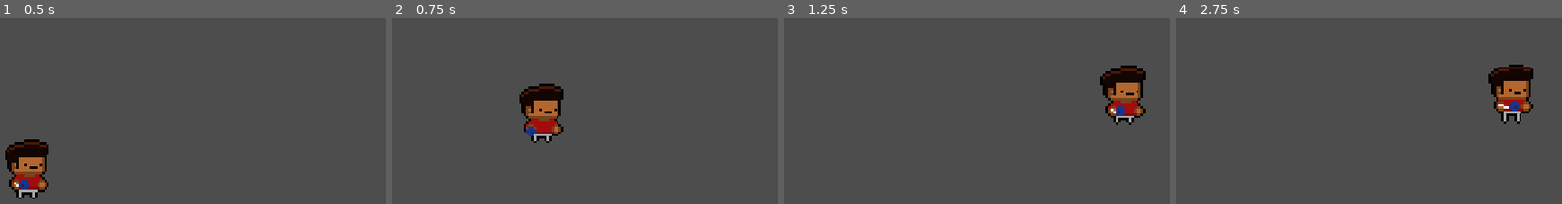
Above: before the commit, frames 1-4 (left to right).
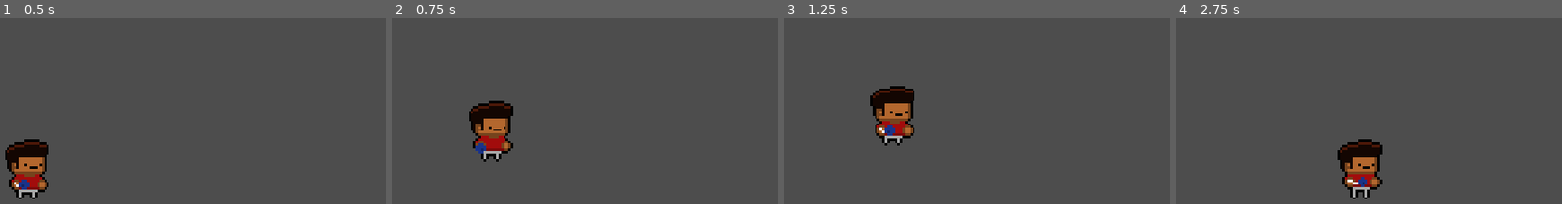
Above: after the commit, the same moments.

Repository: DaxDuggal/Resonance
Game: Godot game, scene res://scenes/game.tscn
Same seed, same stepped clock (60 frames per second), same inputs: the game is played once before the commit and once after it.
Inputs:
- Up to frame 1 (0.5 s): no input
- Up to frame 2 (0.75 s): tap Enter (ui_accept) at 0.5 s; hold Right (ui_right) from 0.53 s (still down); tap Shift (ui_shift) at 0.6 s
- Up to frame 3 (1.25 s): keep holding Right (ui_right); tap Enter (ui_accept) at 0.77, 0.8, 1.07 s
- Up to frame 4 (2.75 s): tap Enter (ui_accept) at 1.35, 1.52, 1.82, 2.3 s; tap Shift (ui_shift) at 1.55, 2.1 s; release Right (ui_right) at 2.03 s; hold Left (ui_left) from 2.03 s (still down)

Frame 1 is identical in both runs. In frame 2, 5.7% of the frame differs, in the area x 20-45%, y 35-78%; in frame 3, 5.7%, in the area x 22-94%, y 25-69%; in frame 4, 5.5%.

Commit message:
Clean-Up and Organize player.gd

Diff:
--- a/scripts/player.gd
+++ b/scripts/player.gd
@@ -1,28 +1,13 @@
 extends CharacterBody2D
 
 # Movement constants
-const MAX_SPEED = 140.0
-const MAX_AIR_SPEED = 120.0
+const MAX_SPEED = 150.0
+const MAX_AIR_SPEED = 140.0
 const ACCELERATION = 1200.0
 const AIR_ACCELERATION = 900.0
 const FRICTION = 1200.0
-const JUMP_VELOCITY = -280.0
-const GRAVITY = 600.0
-
-# Variable Jump Height
-const JUMP_CUT_MULTIPLIER = 0.6  # Lower = shorter min jump (0.0–0.5)
-
-# Assymetric Gravity
-const FALL_GRAVITY_MULT = 1.5  # Higher = snappier falls (1.5–2.2)
-
-# Coyote Time
-const COYOTE_TIME = 0.15
-var coyote_timer: float = 0.0
-
-# Jump Buffering
-const JUMP_BUFFER_TIME = 0.1
-var jump_buffer_timer: float = 0.0
-var jump_buffered: bool = false
+const JUMP_VELOCITY = -290.0
+const GRAVITY = 900.0
 
 # Dash
 const DASH_SPEED = 350.0
@@ -34,11 +19,27 @@
 var dash_direction: Vector2 = Vector2.ZERO
 var facing_direction: int = 1  # 1 for right, -1 for left
 var was_dashing_on_land: bool = false
+var dash_speed: float = DASH_SPEED # Balance supers and hypers
 
 # Post-dash recovery (smooth upward momentum after up-diagonal dash)
-const POST_DASH_GRAVITY_MULT = 3.0
-const POST_DASH_RECOVERY_TIME = 0.20
+const POST_DASH_GRAVITY_MULT = 1.0
+const POST_DASH_RECOVERY_TIME = 0.3
 var post_dash_recovery_timer: float = 0.0
+
+# Variable Jump Height
+const JUMP_CUT_MULTIPLIER = 0.5  # Lower = shorter min jump
+
+# Coyote Time
+const COYOTE_TIME = 0.15
+var coyote_timer: float = 0.0
+
+# Jump Buffering
+const JUMP_BUFFER_TIME = 0.1
+var jump_buffer_timer: float = 0.0
+var jump_buffered: bool = false
+
+# Assymetric Gravity
+const FALL_GRAVITY_MULT = 1.2  # Higher = snappier falls (1.5–2.2)
 
 # Landing lag
 const LANDING_LAG_TIME = 0.2
@@ -50,6 +51,72 @@
 
 
 func _physics_process(delta: float) -> void:
+
+	# ========== DASH ==========
+	if Input.is_action_just_pressed("ui_shift") and dash_available and not is_dashing:
+		# Read both axes for 8-direction dash
+		var dx := Input.get_axis("ui_left", "ui_right")
+		var dy := Input.get_axis("ui_up", "ui_down")  # up is negative in Godot
+		var dir := Vector2(dx, dy)
+
+		if dir == Vector2.ZERO:
+			# No input: dash in the direction you're facing
+			dir = Vector2(facing_direction, 0)
+		elif dx != 0:
+			# Update facing direction when moving horizontally
+				facing_direction = int(sign(dx))
+
+		dash_direction = dir.normalized()  # normalize so diagonals aren't faster
+		is_dashing = true
+		dash_timer = DASH_DURATION
+		dash_available = false
+		landing_lag_timer = 0.0
+
+	if is_dashing:
+		dash_timer -= delta
+		velocity = dash_direction * dash_speed
+
+		if dash_timer <= 0:
+			is_dashing = false
+			velocity.x = dash_direction.x * DASH_END_SPEED
+			if dash_direction.y < 0:
+				velocity.y *= 0.5
+				post_dash_recovery_timer = POST_DASH_RECOVERY_TIME
+	else:
+
+		# ========== HORIZONTAL MOVEMENT ==========
+		var direction := Input.get_axis("ui_left", "ui_right")
+		var accel := ACCELERATION if is_on_floor() else AIR_ACCELERATION
+		var fric := FRICTION if is_on_floor() else AIR_ACCELERATION
+
+		# Update facing direction when moving
+		if direction != 0:
+			facing_direction = int(sign(direction))
+
+		# During landing lag, soften control instead of forcing a stop
+		if landing_lag_timer > 0:
+			accel *= LANDING_CONTROL_FACTOR
+			fric *= LANDING_CONTROL_FACTOR
+
+		var max_spd: float = MAX_SPEED if is_on_floor() else MAX_AIR_SPEED
+		if direction != 0:
+			velocity.x = move_toward(velocity.x, direction * max_spd, accel * delta)
+		else:
+			velocity.x = move_toward(velocity.x, 0, fric * delta)
+
+	# ========== JUMP EXECUTION ==========
+	# Execute immediately if we land/can jump, regardless of when buffered
+	if jump_buffered and (is_on_floor() or coyote_timer > 0) and not (is_dashing and not is_on_floor()):
+		velocity.y = JUMP_VELOCITY
+		jump_buffered = false
+		coyote_timer = 0.0
+		landing_lag_timer = 0.0
+		dash_available = true
+		is_dashing = false
+	# Variable Jump Height
+	if Input.is_action_just_released("ui_accept") and velocity.y < 0 and not is_dashing:
+		velocity.y *= JUMP_CUT_MULTIPLIER
+
 	# ========== GRAVITY ==========
 	if not is_on_floor():
 		var gravity_mult := 1.0
@@ -89,73 +156,6 @@
 		jump_buffer_timer -= delta  # Timer runs down always (even during dash)
 		if jump_buffer_timer <= 0:
 			jump_buffered = false
-			print("BUFFER EXPIRED")
-
-
-	# ========== JUMP EXECUTION ==========
-	# Execute immediately if we land/can jump, regardless of when buffered
-	if jump_buffered and (is_on_floor() or coyote_timer > 0) and not (is_dashing and not is_on_floor()):
-		velocity.y = JUMP_VELOCITY
-		jump_buffered = false
-		coyote_timer = 0.0
-		landing_lag_timer = 0.0
-		dash_available = true
-		is_dashing = false
-	# Variable Jump Height
-	if Input.is_action_just_released("ui_accept") and velocity.y < 0 and not is_dashing:
-		velocity.y *= JUMP_CUT_MULTIPLIER
-
-	# ========== DASH ==========
-	if Input.is_action_just_pressed("ui_shift") and dash_available and not is_dashing:
-		# Read both axes for 8-direction dash
-		var dx := Input.get_axis("ui_left", "ui_right")
-		var dy := Input.get_axis("ui_up", "ui_down")  # up is negative in Godot
-		var dir := Vector2(dx, dy)
-
-		if dir == Vector2.ZERO:
-			# No input: dash in the direction you're facing
-			dir = Vector2(facing_direction, 0)
-		else:
-			# Update facing direction when moving horizontally
-			if dx != 0:
-				facing_direction = int(sign(dx))
-
-		dash_direction = dir.normalized()  # normalize so diagonals aren't faster
-		is_dashing = true
-		dash_timer = DASH_DURATION
-		dash_available = false
-		landing_lag_timer = 0.0
-
-	if is_dashing:
-		dash_timer -= delta
-		velocity = dash_direction * DASH_SPEED
-
-		if dash_timer <= 0:
-			is_dashing = false
-			velocity.x = dash_direction.x * DASH_END_SPEED
-			if dash_direction.y < 0:
-				velocity.y *= 0.5
-				post_dash_recovery_timer = POST_DASH_RECOVERY_TIME
-	else:
-		# ========== HORIZONTAL MOVEMENT ==========
-		var direction := Input.get_axis("ui_left", "ui_right")
-		var accel := ACCELERATION if is_on_floor() else AIR_ACCELERATION
-		var fric := FRICTION if is_on_floor() else AIR_ACCELERATION
-
-		# Update facing direction when moving
-		if direction != 0:
-			facing_direction = int(sign(direction))
-
-		# During landing lag, soften control instead of forcing a stop
-		if landing_lag_timer > 0:
-			accel *= LANDING_CONTROL_FACTOR
-			fric *= LANDING_CONTROL_FACTOR
-
-		var max_spd: float = MAX_SPEED if is_on_floor() else MAX_AIR_SPEED
-		if direction != 0:
-			velocity.x = move_toward(velocity.x, direction * max_spd, accel * delta)
-		else:
-			velocity.x = move_toward(velocity.x, 0, fric * delta)
 
 	# ========== APPLY MOVEMENT ==========
 	fall_speed = velocity.y
